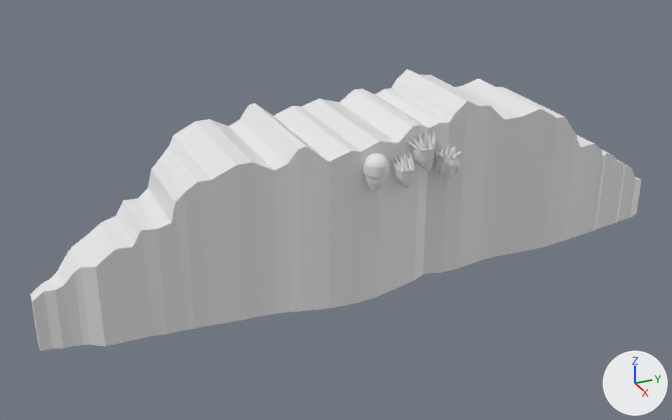
The Blender file Karim/hokagefaces.blend, before and after one commit.
Rendered twice from a camera (50 mm lens) standing at (21.97, -11.77, 12.37) and looking at (-1.38, -1.27, 0.7). Every picture has the same lights, and +X, +Y and +Z are marked at lower right.

The scene before the commit, as lines of its bpy script (objects in view):
```python
ob_cone_001 = bpy.data.objects.new('Cone.001', me_cone_015)
ob_cone_001.location = (0.65, -0.05, 2.64)
ob_cone_001.rotation_euler = (0.0, -0.448, 0.348)  # degrees (0, -26, 20)
ob_cone_001.scale = (0.0751, 0.0751, 0.241)
ob_cone_012 = bpy.data.objects.new('Cone.012', me_cone_012)
ob_cone_012.location = (0.45, 0.66, 3.08)
ob_cone_012.rotation_euler = (-0.0285, -0.448, 0.313)  # degrees (-1.6, -26, 18)
ob_cone_012.scale = (0.0838, 0.0838, 0.269)
ob_cone_024 = bpy.data.objects.new('Cone.024', me_cone_039)
ob_cone_024.location = (0.59, 1.57, 2.46)
ob_cone_024.rotation_euler = (0.0, 2.452, 0.266)  # degrees (0, 140, 15)
ob_cone_024.scale = (0.0586, 0.0586, 0.0918)
ob_cube = bpy.data.objects.new('Cube', me_cube_005)
ob_cube.location = (0.4, -0.89, 2.91)
ob_cube.rotation_euler = (0.0, 0.0, -0.369)  # degrees (0, 0, -21)
ob_cube.scale = (0.336, 0.336, 0.336)
ob_face = bpy.data.objects.new('face', me_cube_002)
ob_face.location = (0.82, -1.06, 2.64)
ob_face.rotation_euler = (0.0, 0.0, -0.369)  # degrees (0, 0, -21)
ob_face.scale = (0.259, 0.259, 0.259)
ob_face_003 = bpy.data.objects.new('face.003', me_cube_006)
ob_face_003.location = (0.59, -0.06, 2.41)
ob_face_003.rotation_euler = (0.0, 0.0, 0.348)  # degrees (0, 0, 20)
ob_face_003.scale = (0.241, 0.241, 0.241)
ob_face_004 = bpy.data.objects.new('face.004', me_cube_007)
ob_face_004.location = (0.38, 0.64, 2.8)
ob_face_004.rotation_euler = (0.0, 0.0, 0.301)  # degrees (0, 0, 17)
ob_face_004.scale = (0.269, 0.269, 0.269)
ob_skala = bpy.data.objects.new('skala', me_cube)
ob_skala.location = (0.0, -0.67, 1.29)
ob_skala.scale = (1.0, 9.52, 1.0)
```
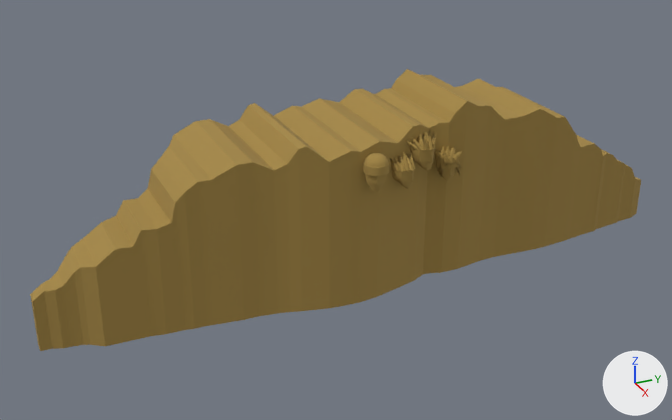
The edits, one by one:
Material 'Material' (mat_material) changes colour from white #e7e7e7 to brown #a48745; in linear values from (0.8, 0.8, 0.8) to (0.37, 0.243, 0.0601).

Location of each change, [x1, y1, x2, y2] in pixels of the pictures (672 x 420 px):
'skala', recoloured (white to brown)
    both: [30, 69, 641, 351]
'Cone.024', recoloured (white to brown)
    both: [434, 146, 462, 177]
'face.004', recoloured (white to brown)
    both: [410, 147, 436, 170]
'Cone.012', recoloured (white to brown)
    both: [406, 131, 437, 152]
'Cone.001', recoloured (white to brown)
    both: [390, 152, 416, 174]
'face.003', recoloured (white to brown)
    both: [392, 167, 415, 189]
'Cube', recoloured (white to brown)
    both: [364, 153, 388, 167]
'Cylinder.001', recoloured (white to brown)
    both: [363, 161, 389, 177]
'face', recoloured (white to brown)
    both: [365, 174, 387, 191]
'face.005', recoloured
    both: [436, 164, 456, 181]
'Cylinder', recoloured
    both: [436, 157, 457, 169]
